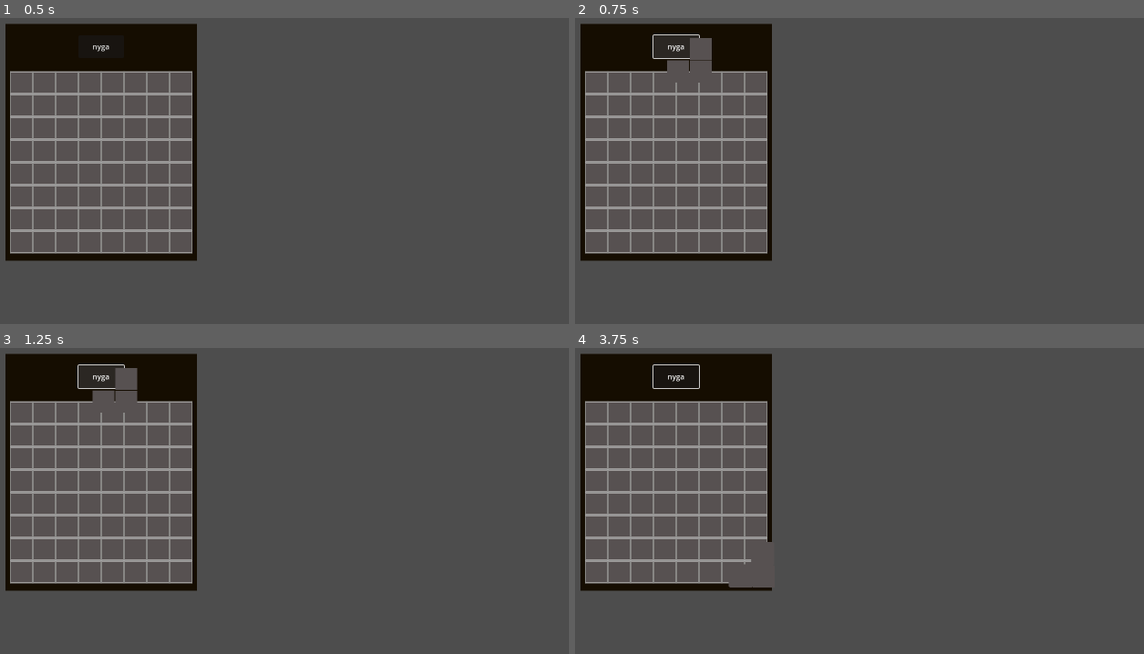
Above: before the commit, frames 1-4 (two rows, left to right).
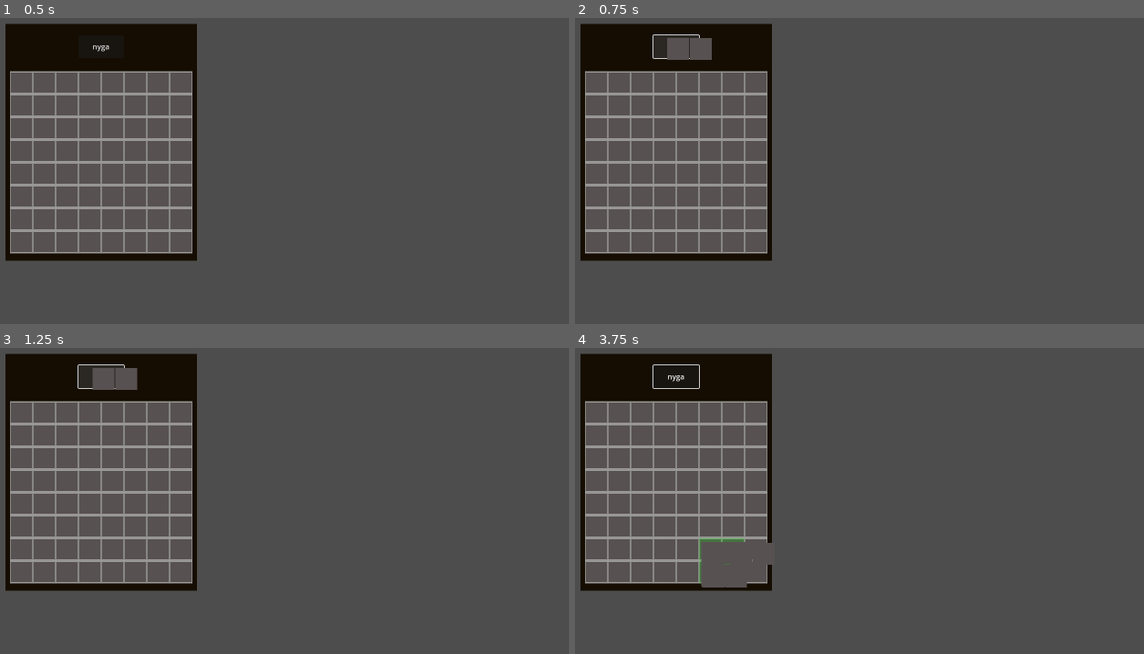
Above: after the commit, the same moments.

Repository: wrona777/BackpackFightingSystemPrototype
Game: Godot game, scene res://scenes/main.tscn
Two runs of this game, one before a commit and one after it. Both use one fixed random seed, a clock stepped at 60 frames per second and the inputs below.
Inputs (mouse positions are in pixels of both pictures, inside the frame that each line leads up to):
- Up to frame 1 (0.5 s): no input
- Up to frame 2 (0.75 s): click "nyga" at 0.5 s
- Up to frame 3 (1.25 s): no input
- Up to frame 4 (3.75 s): click "nyga" at 1.25 s; click "nyga" at 2 s; tap Enter at 2.75 s; move the mouse to (1047, 510) at 2.77 s; click (1047, 510) at 2.85 s; right-click (1047, 510) at 3.05 s; tap Space at 3.5 s; move the mouse to (740, 553) at 3.52 s; right-click (740, 553) at 3.6 s

Frame 1 is identical in both runs. In frame 2, 0.6% of the frame differs, in the area x 16-25%, y 6-22%; in frame 3, 0.6%; in frame 4, 0.5%.

Commit message:
podstawka gry

Diff:
--- a/data/Item_data.Json
+++ b/data/Item_data.Json
@@ -2,7 +2,7 @@
   "1": {
 	"Name": "item3placeholder",
 	"Value": 10,
-	"Grid": "0,0/0,1/-1,0",
+	"Grid": "0,0/-1,0/0,-1",
 	"Sizex": 100,
 	"Sizey": 100
   },
--- a/project.godot
+++ b/project.godot
@@ -24,6 +24,19 @@
 window/size/viewport_width=1600
 window/size/viewport_height=900
 
+[input]
+
+RightMouseClick={
+"deadzone": 0.2,
+"events": [Object(InputEventMouseButton,"resource_local_to_scene":false,"resource_name":"","device":-1,"window_id":0,"alt_pressed":false,"shift_pressed":false,"ctrl_pressed":false,"meta_pressed":false,"button_mask":0,"position":Vector2(0, 0),"global_position":Vector2(0, 0),"factor":1.0,"button_index":2,"canceled":false,"pressed":false,"double_click":false,"script":null)
+]
+}
+LeftMouseClick={
+"deadzone": 0.2,
+"events": [Object(InputEventMouseButton,"resource_local_to_scene":false,"resource_name":"","device":-1,"window_id":0,"alt_pressed":false,"shift_pressed":false,"ctrl_pressed":false,"meta_pressed":false,"button_mask":0,"position":Vector2(0, 0),"global_position":Vector2(0, 0),"factor":1.0,"button_index":1,"canceled":false,"pressed":false,"double_click":false,"script":null)
+]
+}
+
 [rendering]
 
 renderer/rendering_method="gl_compatibility"
--- a/scripts/inventory.gd
+++ b/scripts/inventory.gd
@@ -15,9 +15,23 @@
 	for i in range(64):
 		create_slot()
 
+func _process(_delta: float) -> void:
+	if item_held:
+		if Input.is_action_just_pressed("RightMouseClick"):
+			rotate_item()
+
+		if Input.is_action_just_pressed("LeftMouseClick"):
+			if slot_container.get_global_rect().has_point(get_global_mouse_position()):
+				place_item()
+	else:
+		if Input.is_action_just_pressed("LeftMouseClick"):
+			if slot_container.get_global_rect().has_point(get_global_mouse_position()):
+				pick_item()
+
 func create_slot() -> void:
 	var new_slot = slot_scene.instantiate()
 	new_slot.slot_ID = grid_array.size()
+	grid_array.push_back(new_slot)
 	slot_container.add_child(new_slot)
 	new_slot.slot_entered.connect(_on_slot_mouse_entered)
 	new_slot.slot_exited.connect(_on_slot_mouse_exited)
@@ -30,12 +44,12 @@
 		set_grids.call_deferred(current_slot)
 
 func _on_slot_mouse_exited(a_slot):
-	pass
+	clear_grid()
 
 func _on_button_pressed() -> void:
 	var new_item = item_scene.instantiate()
 	add_child(new_item)
-	new_item.load_item(1)
+	new_item.load_item(randi_range(1,4))
 	new_item.selected = true
 	item_held = new_item
 
@@ -71,3 +85,43 @@
 				icon_anchor.y = grid[0]
 		else:
 			grid_array[grid_to_check].set_color(grid_array[grid_to_check].States.TAKEN)
+
+func clear_grid() -> void:
+	for grid in grid_array:
+		grid.set_color(grid.States.DEFAULT)
+
+func rotate_item() -> void:
+	item_held.rotate_item()
+	clear_grid()
+	if current_slot:
+		_on_slot_mouse_entered(current_slot)
+
+func place_item() -> void:
+	if not can_place or not current_slot:
+		return
+
+	var calculated_grid_id = current_slot.slot_ID + icon_anchor.x * col_count + icon_anchor.y
+	item_held._snap_to(grid_array[calculated_grid_id].global_position)
+
+	item_held.grid_anchor = current_slot
+	for grid in item_held.item_grids:
+		var grid_to_check = current_slot.slot_ID + grid[0] + grid[1] * col_count
+		grid_array[grid_to_check].state = grid_array[grid_to_check].States.TAKEN
+		grid_array[grid_to_check].item_stored = item_held
+
+	item_held = null
+	clear_grid()
+
+func pick_item() -> void:
+	if not current_slot or not current_slot.item_stored:
+		return
+
+	item_held = current_slot.item_stored
+	item_held.selected = true
+
+	for grid in item_held.item_grids:
+		var grid_to_check = item_held.grid_anchor.slot_ID + grid[0] + grid[1] * col_count
+		grid_array[grid_to_check].state = grid_array[grid_to_check].States.FREE
+		grid_array[grid_to_check].item_stored = null
+	check_slot_availability(current_slot)
+	set_grids.call_deferred(current_slot)
--- a/scripts/item.gd
+++ b/scripts/item.gd
@@ -20,3 +20,23 @@
 		for i in grid:
 			converter_array.push_back(int(i))
 		item_grids.push_back(converter_array)
+
+func rotate_item():
+	for grid in item_grids:
+		var temp_y = grid[0]
+		grid[0] = -grid[1]
+		grid[1] = temp_y
+	rotation_degrees += 90
+	if rotation_degrees >= 360:
+		rotation_degrees = 0
+
+func _snap_to(destination: Vector2):
+	var tween = get_tree().create_tween()
+	if int(rotation_degrees) % 180 == 0:
+		destination += IconNode.size / 5
+	else:
+		var temp_xy_switch = Vector2(IconNode.size.y, IconNode.size.x)
+		destination += temp_xy_switch / 5
+
+	tween.tween_property(self, "global_position", destination, 0.15).set_trans(Tween.TRANS_SINE)
+	selected = false
